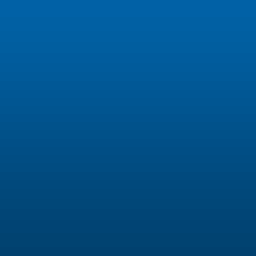
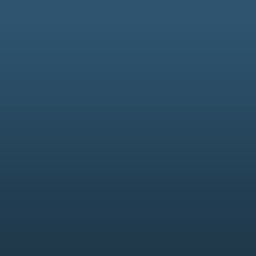
Layered file, before and after one edit (w=256, h=256). Changes by layer:
"Layer 1": opacity 100% → 40% over left=0, top=0, right=256, bottom=256
hid "Background" over left=0, top=0, right=256, bottom=256
